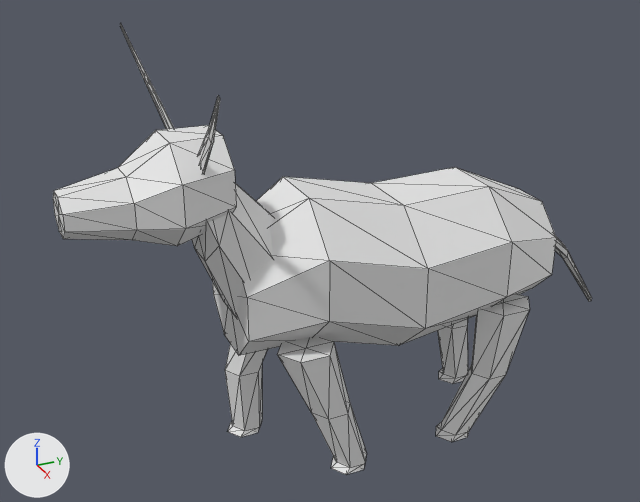
An edit to the OBJ model data/animals/boi/walk/1.obj, drawn before and after from the same camera.
The view is the same before and after, from a 50 mm camera at (2.56, -1.41, 2.09) aimed at (-0.05, -0.23, 0.78). The lights are fixed; the arrows at lower left show +X, +Y and +Z. The picture after the commit comes second. Mesh edges are drawn as thin lines. Where no turn or scale is listed for an object, it has been applied to the vertices.

In view in the first picture: 'boi_walk_1'.
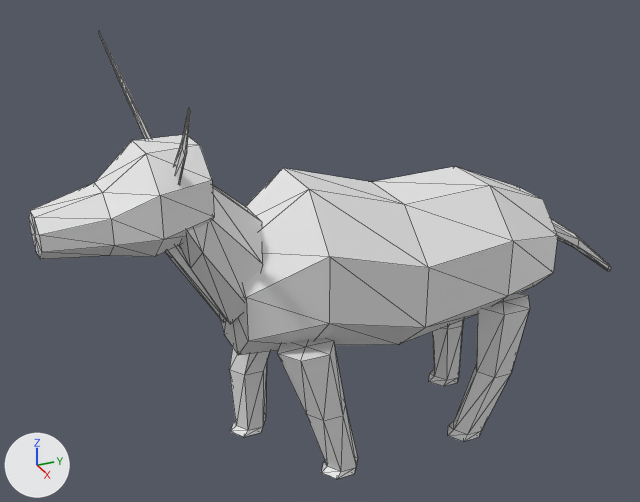
What differs and where, as boxes [x1, y1, x2, y2] in the pictures (640 x 502 px; the box of a moved part takes in the faces that stretch with it):
'boi_walk_1', reshaped (8% wider): before [53, 23, 592, 474]; after [29, 32, 611, 479]
part 1 of me_boi_walk_1, moved or reshaped: before [225, 343, 268, 437]; after [230, 347, 270, 437]
part 2 of me_boi_walk_1, moved or reshaped: before [277, 337, 367, 474]; after [277, 338, 358, 479]
part 3 of me_boi_walk_1, moved or reshaped: before [53, 125, 236, 246]; after [29, 135, 214, 259]
part 4 of me_boi_walk_1, moved or reshaped: before [120, 23, 174, 129]; after [99, 32, 152, 139]
part 5 of me_boi_walk_1, moved or reshaped: before [198, 96, 220, 175]; after [174, 108, 190, 186]
part 6 of me_boi_walk_1, rebuilt: before [192, 183, 274, 317]; after [179, 184, 263, 324]
part 7 of me_boi_walk_1, rebuilt (13% narrower): before [436, 294, 530, 442]; after [448, 293, 530, 442]
part 8 of me_boi_walk_1, rebuilt: before [437, 319, 468, 384]; after [429, 320, 464, 386]
part 9 of me_boi_walk_1, rebuilt: before [555, 235, 592, 301]; after [551, 219, 611, 271]
part 10 of me_boi_walk_1, moved or reshaped: before [213, 167, 556, 355]; after [165, 166, 558, 355]

What changed in the scene script:
```text
Change me_boi_walk_1:
    used by ob_boi_walk_1; location = (0.0, 0.0, 0.0)
    remove me_boi_walk_1.from_pydata(...)  # 266 vertices, 492 faces; spans x -0.53..0.54, y -1.12..0.93, z 0.0..1.54
    add me_boi_walk_1.from_pydata(...)  # 278 vertices, 512 faces; spans x -0.53..0.54, y -1.2..0.97, z 0.0..1.52
    me_boi_walk_1 part 1: the loose piece of 26 vertices spanning x -0.27..-0.11, y -0.57..-0.29, z 0.01..0.55 is moved by (0.0, 0.01, 0.0)
    me_boi_walk_1 part 2: the loose piece of 26 vertices spanning x 0.11..0.27, y -0.5..-0.16, z 0.03..0.55 is turned -3.9 degrees about the x axis through its middle, then moved by (0.0, -0.02, 0.0)
    me_boi_walk_1 part 3: the loose piece of 34 vertices spanning x -0.17..0.18, y -1.12..-0.61, z 0.96..1.29 is multiplied about its middle by the matrix ((1.0, -0.028, 0.003), (0.028, 0.999, -0.041), (-0.001, 0.041, 0.999)), then moved by (0.01, -0.08, -0.03)
    me_boi_walk_1 part 4: the loose piece of 20 vertices spanning x -0.53..-0.1, y -0.77..-0.71, z 1.19..1.54 is moved by (0.0, -0.08, -0.02)
    me_boi_walk_1 part 5: the loose piece of 20 vertices spanning x 0.11..0.54, y -0.77..-0.71, z 1.19..1.54 is moved by (0.0, -0.08, -0.02)
    me_boi_walk_1 part 6: the loose piece of 26 vertices spanning x -0.16..0.16, y -0.71..-0.45, z 0.65..1.27 is rebuilt with 26 vertices and now spans x -0.17..0.16, y -0.8..-0.49, z 0.63..1.25
    me_boi_walk_1 part 7: the loose piece of 26 vertices spanning x 0.11..0.28, y 0.14..0.51, z 0.03..0.55 is rebuilt with 26 vertices and now spans x 0.11..0.28, y 0.2..0.51, z 0.02..0.56
    me_boi_walk_1 part 8: the loose piece of 26 vertices spanning x -0.28..-0.11, y 0.29..0.53, z 0.0..0.55 is rebuilt with 26 vertices and now spans x -0.28..-0.11, y 0.29..0.51, z 0.0..0.56
    me_boi_walk_1 part 9: the loose piece of 20 vertices spanning x -0.03..0.07, y 0.6..0.93, z 0.38..0.85 is rebuilt with 20 vertices and now spans x -0.03..0.11, y 0.62..0.97, z 0.53..0.83
    me_boi_walk_1 part 10
    35 vertices are removed from x -0.3..0.3, y -0.6..0.62, z 0.43..1.06
    80 faces are deleted
    47 vertices are added at x -0.3..0.3, y -0.8..0.62, z 0.44..1.09
    100 new faces join them
```
